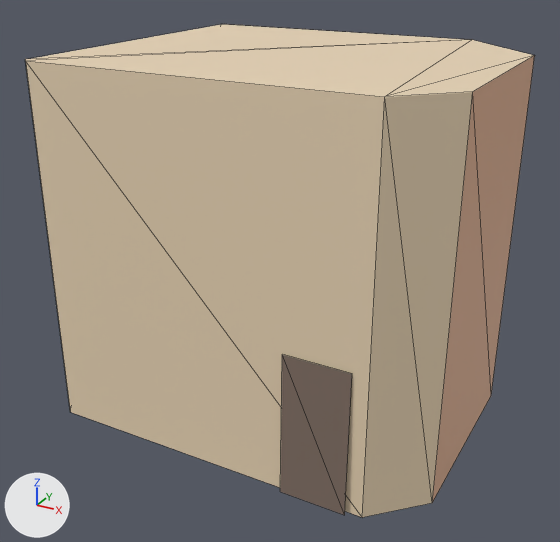
A saved change to the glTF model docs/univers/archipeo/batiments/modeles/6e-batiment-musee-de-silex/loin-etape-1.glb.
The view is the same before and after, from a 50 mm lens placed at (0.777, -1.344, 0.949), pointed at (0.063, -0.046, 0.3). Lighting does not change. The marker at lower left points along +X, +Y and +Z. The first picture is the older version. Mesh edges are drawn as thin lines. Vertices at exactly the same position are counted once.

Objects in the first picture: 'loin'.
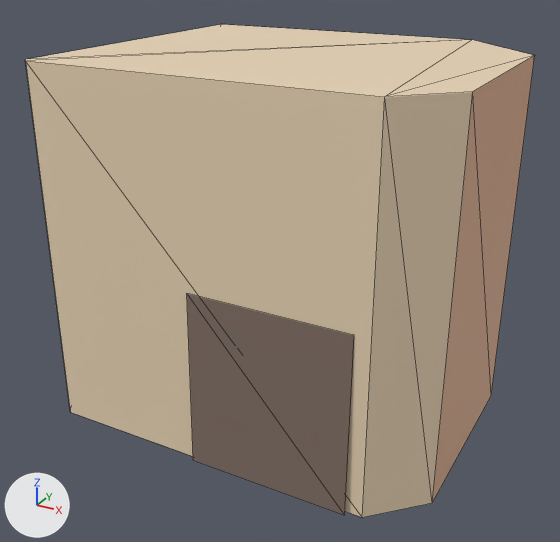
Where the change shows, as pixel boxes [x1, y1, x2, y2] in the pictures (560 x 542 px; the box of a moved part takes in the faces that stretch with it):
part 1 of me_loin, moved or reshaped: before [280, 355, 352, 515]; after [187, 294, 354, 515]

What the commit changed:
me_loin has 20 vertices, 24 faces and spans x -0.307..0.478, y -0.335..0.338, z 0.0..0.737.
me_loin is used by ob_loin; location (0.0, 0.0, 0.0).
Part 1, on me_loin:
Vertex 16 of me_loin moves from (0.222, -0.335, 0.0) at pixel (280, 491) to (0.028, -0.335, 0.0) at pixel (193, 460).
Vertex 18 of me_loin moves from (0.352, -0.328, 0.287) at pixel (352, 373) to (0.352, -0.327, 0.357) at pixel (354, 335).
Vertex 19 of me_loin moves from (0.222, -0.328, 0.287) at pixel (282, 354) to (0.028, -0.327, 0.357) at pixel (186, 293).
